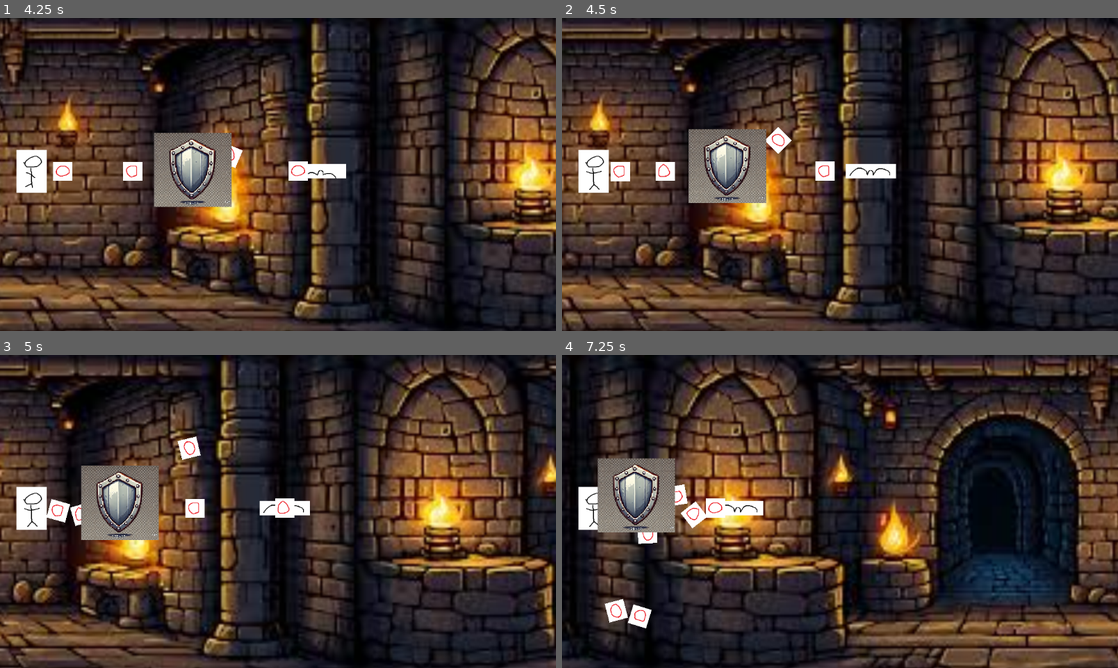
Above: before the commit, frames 1-4 (two rows, left to right).
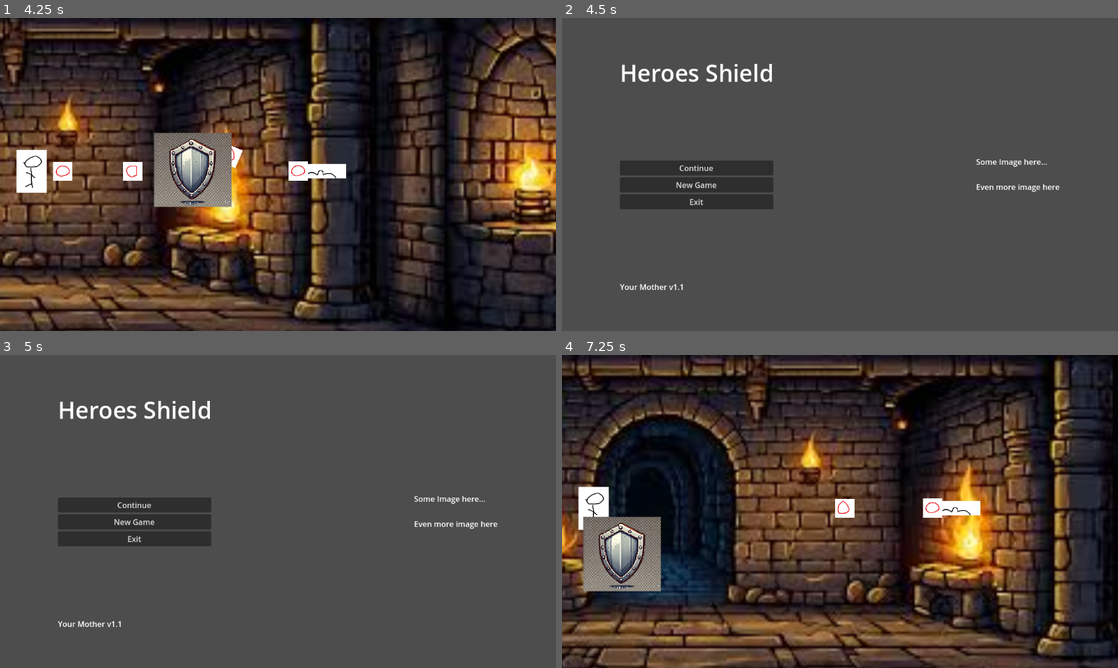
Above: after the commit, the same moments.

Repository: Cookie-Tin-Studios/Heroes-Shield
Game: Godot game, scene res://scenes/menu/main_menu.tscn
The game is run twice, just before and just after one commit, with the same random seed, the same clock (stepped at 60 frames per second) and the same inputs.
Inputs (mouse positions are in pixels of both pictures, inside the frame that each line leads up to):
- Up to frame 1 (4.25 s): click "New Game" at 0.5 s; hold Right (ui_right) 1.28-2.03 s; hold Down (ui_down) 2.03-2.78 s; hold Right (ui_right) 2.78-3.53 s; hold Up (ui_up) from 3.53 s (still down)
- Up to frame 2 (4.5 s): release Up (ui_up) at 4.28 s; hold Left (ui_left) from 4.28 s (still down)
- Up to frame 3 (5 s): keep holding Left (ui_left)
- Up to frame 4 (7.25 s): release Left (ui_left) at 5 s; click (695, 520) at 5 s, where only the run after the commit has a clickable "New Game"; hold Left (ui_left) 5.78-6.53 s; hold Down (ui_down) from 6.53 s (still down)

Frame 1 is identical in both runs. In frame 2, 94% of the frame differs, in the area x 0-100%, y 0-100%; in frame 3, 94%; in frame 4, 78%.

Commit message:
Add logic for game over on hitting idiot

Diff:
--- a/scenes/projectile.tscn
+++ b/scenes/projectile.tscn
@@ -27,6 +27,8 @@
 
 [node name="Projectile" type="RigidBody2D"]
 gravity_scale = 0.0
+contact_monitor = true
+max_contacts_reported = 1
 script = ExtResource("1_d3cd1")
 
 [node name="AnimatedSprite2D" type="AnimatedSprite2D" parent="."]
@@ -37,3 +39,5 @@
 [node name="CollisionShape2D" type="CollisionShape2D" parent="."]
 shape = SubResource("CircleShape2D_3b7u6")
 one_way_collision_margin = 0.0
+
+[connection signal="body_entered" from="." to="." method="_on_body_entered"]
--- a/scripts/mobs/mob_bat.gd
+++ b/scripts/mobs/mob_bat.gd
@@ -48,3 +48,19 @@
 func _physics_process(delta: float) -> void:
 	# Move the NPC to the right at 'speed' pixels per second
 	position.x += movement_speed * delta
+
+# Collision detection logic.
+# Only handles collisions with the idiot. Will need to be updated later to handle sheild collision.
+func _on_body_entered(body: Node) -> void:
+	if body is CharacterBody2D:
+		# Both the sheild and the idiot are CharachterBody2D.
+		# This makes it so the game over only happens for idiot hits.
+		if body.name == "Idiot_hero":
+			# Game over. Just goes to the main menu for now.
+			get_tree().change_scene_to_file("res://scenes/menu/main_menu.tscn")
+			# queue_free would remove the projectile if needed.
+			# I don't THINK we need this, since a hit is instant death. But if we
+			# decided against that later maybe with a powerup or something, it's here lol.
+			#queue_free()
+
+	pass # Replace with function body.
